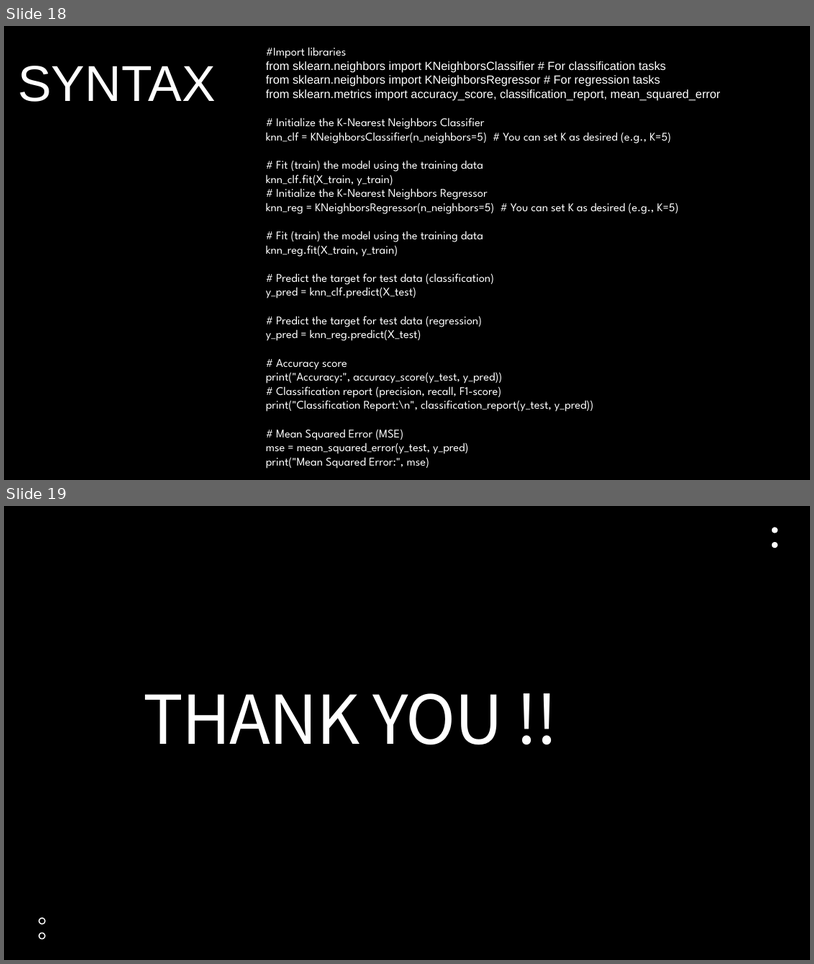
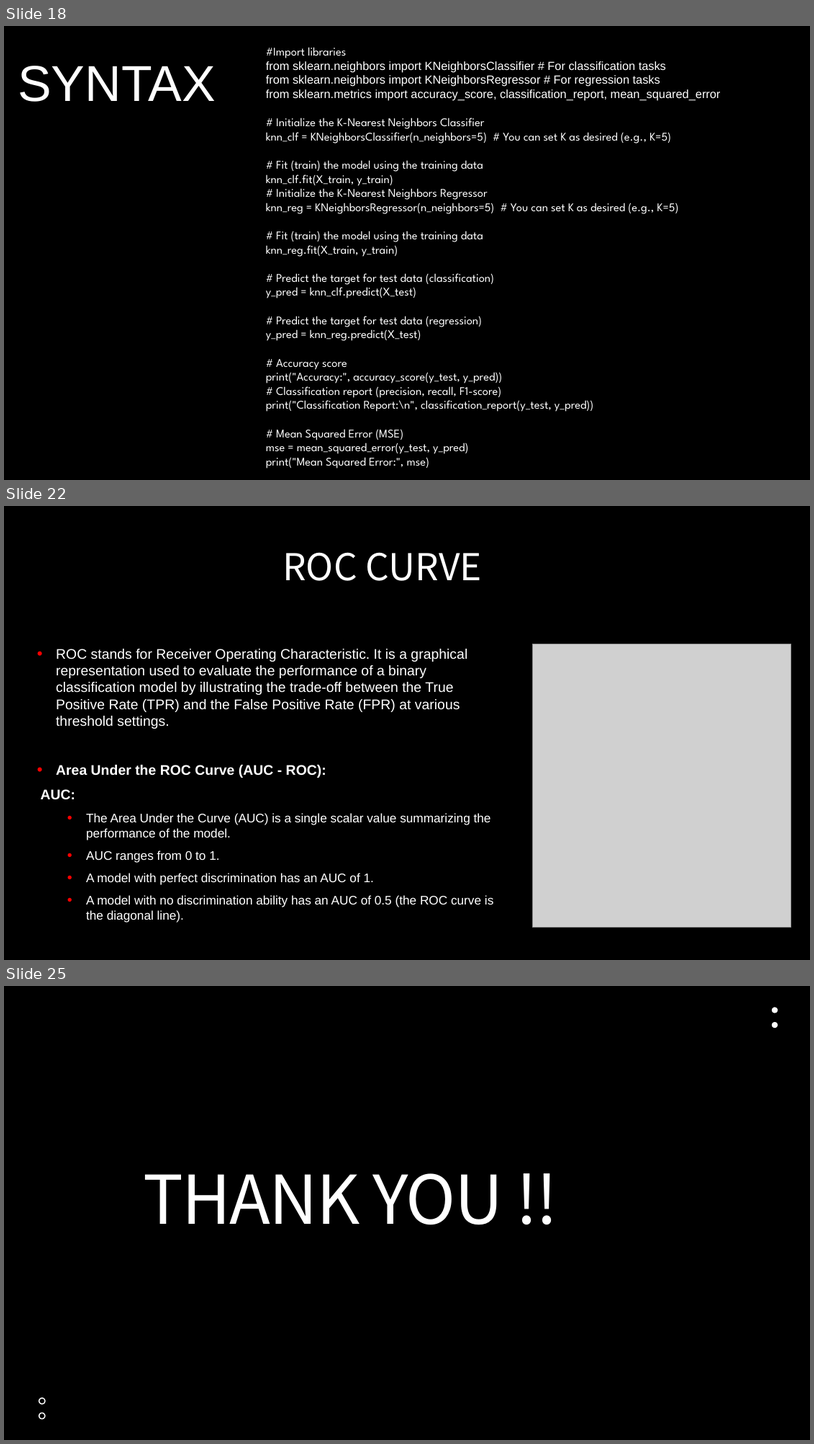
Before and after one commit to roshni-1/DS-Notes, a slide deck: AI Industrial Training-1.pptx. Shown one above the other, each under a label of ours: slides 18 and 19 before the commit, slides 18, 22 and 25 after it; the slides between them are not shown. The pictures are 814x964 and 814x1444 pixels, drawn with LibreOffice and Linux fonts; fonts in the diff are those of the drawing; grey boxes stand for pictures; background and template pictures are left out. Boxes give left, top, right and bottom in pixels: in the first picture for what was removed or moved away, otherwise in the second. Text is boxed around its words. In the diff, an @@ line names an element or a change of style, - is before the commit and + after.

```diff
--- a/AI Industrial Training-1.pptx
+++ b/AI Industrial Training-1.pptx
@@ slide 22 added at (4,506,810,960), background #000000 @@
@@ title added at (283,552,482,581), 44 pt, text #FFFFFF @@
+ROC CURVE
@@ text added at (41,649,494,922), 16.6 pt, text #FFFFFF @@
+• ROC stands for Receiver Operating Characteristic. It is a graphical representation used to evaluate the performance of a binary classification model by illustrating the trade-off between the True Positive Rate (TPR) and the False Positive Rate (FPR) at various threshold settings.
+• Area Under the ROC Curve (AUC - ROC):
+AUC:
+  • The Area Under the Curve (AUC) is a single scalar value summarizing the performance of the model.
+  • AUC ranges from 0 to 1.
+  • A model with perfect discrimination has an AUC of 1.
+  • A model with no discrimination ability has an AUC of 0.5 (the ROC curve is the diagonal line).
@@ picture added at (532,644,792,927) @@
@@ what was slide 19 is now slide 25 @@
```
Also in this commit, not shown: 1 slide changed, 5 other slides added.
